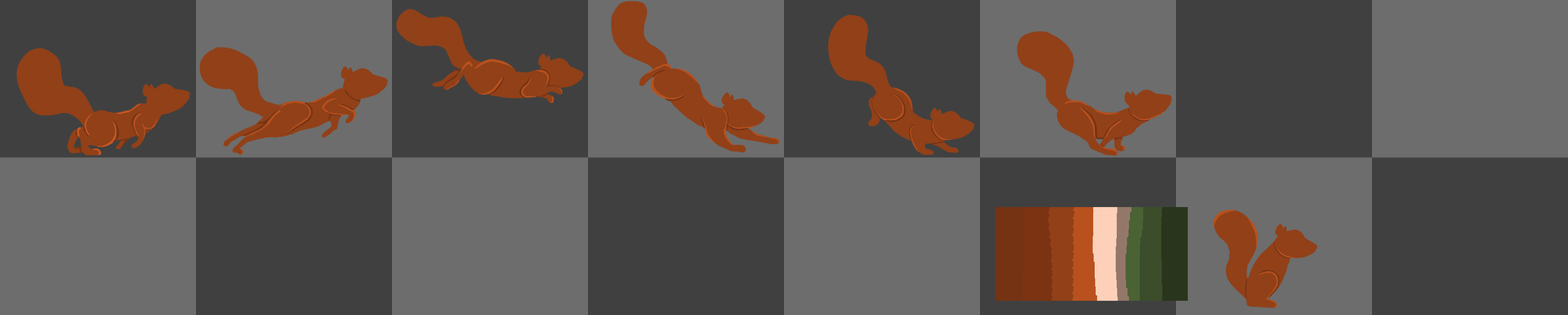
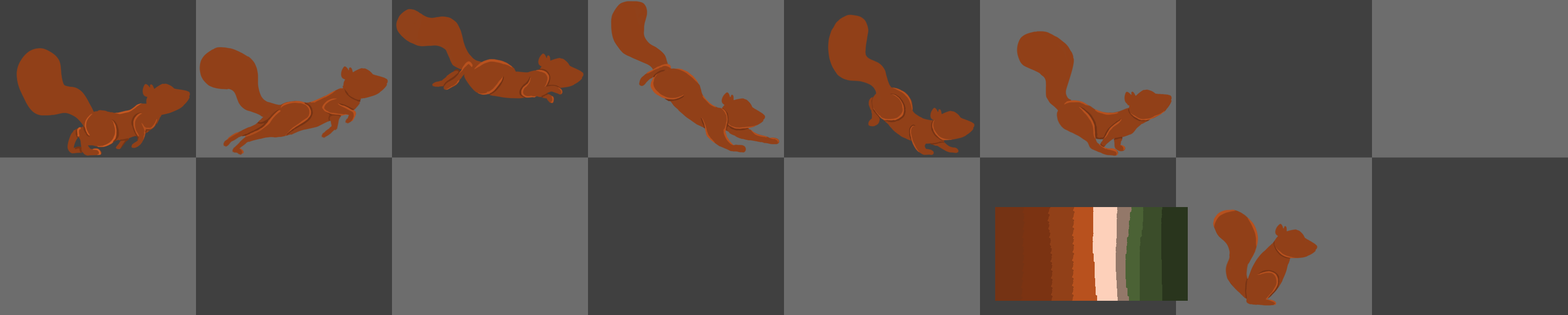
Two versions of the same layered image (1568×315). Layer-by-layer changes:
painted on "Calque 34" over 1228, 210, 1278, 309
